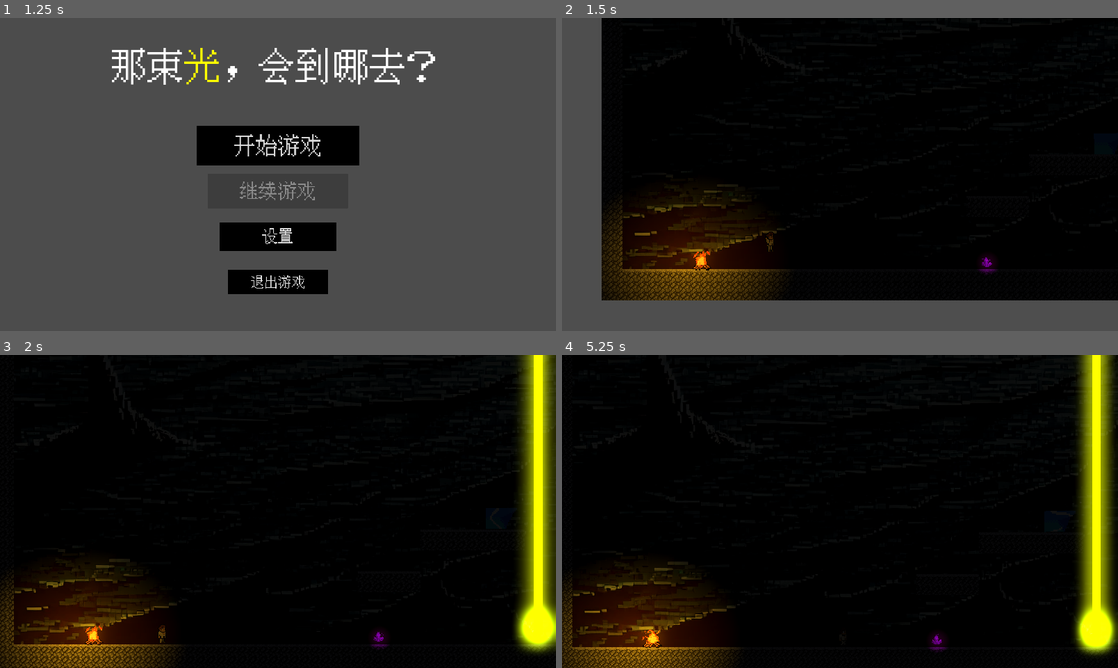
Above: before the commit, frames 1-4 (two rows, left to right).
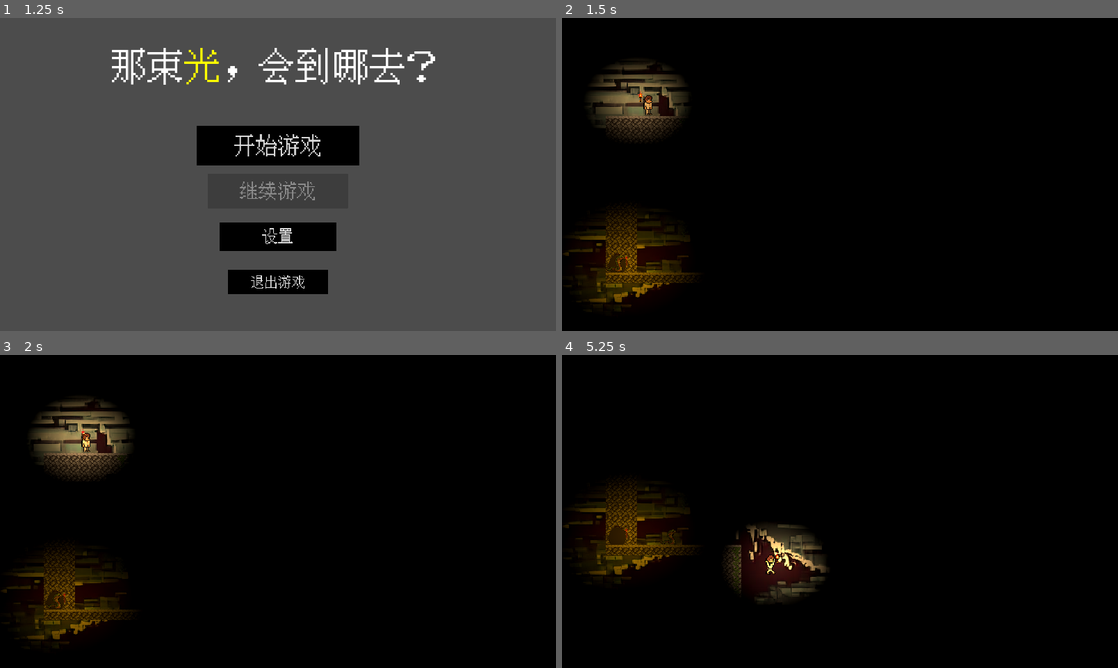
Above: after the commit, the same moments.

Repository: jingxin-anze/light-jump
Game: Godot game, scene res://Scenes/Ui/start_ui.tscn
The game is run twice, just before and just after one commit, with the same random seed, the same clock (stepped at 60 frames per second) and the same inputs. Sound files missing from this copy of the repository are replaced by a short silence.
Inputs (mouse positions are in pixels of both pictures, inside the frame that each line leads up to):
- Up to frame 1 (1.25 s): click "开始游戏" at 0.5 s
- Up to frame 2 (1.5 s): click "开始游戏" at 1.25 s
- Up to frame 3 (2 s): no input
- Up to frame 4 (5.25 s): move the mouse to (962, 495) at 2.02 s; hold D (move_right) 2.03-3.53 s; tap J (attack) at 2.1, 4.35 s; click (962, 495) at 2.17 s; tap K (jump) at 2.27, 3.02, 4.52 s; move the mouse to (728, 527) at 2.77 s; tap Space (attack2) at 2.85, 5.1 s; move the mouse to (895, 442) at 3.52 s; hold A (move_left) 3.53-4.28 s; click (895, 442) at 3.6 s; move the mouse to (812, 574) at 4.27 s; hold D (move_right) from 4.28 s (still down); click (812, 574) at 4.42 s; move the mouse to (1006, 558) at 5.02 s

Frame 1 is identical in both runs. In frame 2, 25% of the frame differs, in the area x 0-100%, y 0-100%; in frame 3, 15%; in frame 4, 19%.

Commit message:
给椭圆形的镜子加光

Diff:
--- a/Scenes/Level1/level_1.tscn
+++ b/Scenes/Level1/level_1.tscn
@@ -20,7 +20,7 @@
 [ext_resource type="PackedScene" uid="uid://dta85e3nl6oi1" path="res://Scenes/ChangeScene/change_scene.tscn" id="14_n4j3t"]
 [ext_resource type="PackedScene" uid="uid://mnpsqwvvsjsf" path="res://Scenes/Level2/level_2.tscn" id="15_dqxgq"]
 [ext_resource type="Script" path="res://Scenes/Level1/door_area.gd" id="16_vd3vo"]
-[ext_resource type="PackedScene" uid="uid://df47f4mv64qih" path="res://Scenes/mirror/mirror.tscn" id="17_4iy42"]
+[ext_resource type="PackedScene" uid="uid://df47f4mv64qih" path="res://Scenes/Mirror/mirror.tscn" id="17_4iy42"]
 [ext_resource type="PackedScene" uid="uid://co1sslt5eecir" path="res://Scenes/AirWall/air_wall.tscn" id="21_ajk31"]
 [ext_resource type="PackedScene" uid="uid://0ob2tjd60nwu" path="res://Test/TestLight/light_ball.tscn" id="21_wh45r"]
 
@@ -356,7 +356,7 @@
 
 [node name="Player" parent="." instance=ExtResource("2_bnyn2")]
 visibility_layer = 2
-position = Vector2(390, 920)
+position = Vector2(2566, 698)
 scale = Vector2(2, 2)
 SPEED = 170.0
 jump_height = 120.0
--- a/Scenes/Level2/level_2.tscn
+++ b/Scenes/Level2/level_2.tscn
@@ -53,7 +53,6 @@
 script = ExtResource("2_0d0jv")
 
 [node name="CanvasModulate" type="CanvasModulate" parent="." index="0"]
-visible = false
 color = Color(0.0177324, 0.0177324, 0.0177324, 1)
 
 [node name="Bg" parent="." index="1"]
--- a/Scenes/OvalMirror/oval_mirror.tscn
+++ b/Scenes/OvalMirror/oval_mirror.tscn
@@ -64,14 +64,15 @@
 radius = 6.36389
 height = 45.2549
 
-[sub_resource type="Gradient" id="Gradient_igh8r"]
-colors = PackedColorArray(1, 1, 1, 1, 0, 0, 0, 1)
+[sub_resource type="Gradient" id="Gradient_ouxuf"]
+offsets = PackedFloat32Array(0, 0.780303, 1)
+colors = PackedColorArray(1, 1, 1, 1, 0.255659, 0.255659, 0.255659, 1, 0, 0, 0, 1)
 
-[sub_resource type="GradientTexture2D" id="GradientTexture2D_1ein5"]
-gradient = SubResource("Gradient_igh8r")
+[sub_resource type="GradientTexture2D" id="GradientTexture2D_djyv7"]
+gradient = SubResource("Gradient_ouxuf")
 fill = 1
-fill_from = Vector2(0.490826, 0.5)
-fill_to = Vector2(0.830275, 0.165138)
+fill_from = Vector2(0.478632, 0.452991)
+fill_to = Vector2(0.871795, 0.209402)
 
 [node name="OvalMirror" type="AnimatedSprite2D" groups=["oval_mirror", "wheel"]]
 position = Vector2(1557, 46)
@@ -91,4 +92,5 @@
 [node name="PointLight2D" type="PointLight2D" parent="."]
 scale = Vector2(1.3, 1.3)
 color = Color(0.53459, 0.653633, 0.628639, 1)
-energy = 1.5
+energy = 1.2
+texture = SubResource("GradientTexture2D_djyv7")
--- a/Scenes/Wheel/wheel.tscn
+++ b/Scenes/Wheel/wheel.tscn
@@ -1,6 +1,6 @@
 [gd_scene load_steps=8 format=3 uid="uid://82p42a4l8lc5"]
 
-[ext_resource type="Texture2D" uid="uid://cv5flhv3yq578" path="res://Scenes/controller2/Resouces/ctroller2-Sheet.png" id="1_0svxw"]
+[ext_resource type="Texture2D" uid="uid://cv5flhv3yq578" path="res://Scenes/Controller2/Resouces/ctroller2-Sheet.png" id="1_0svxw"]
 [ext_resource type="Script" path="res://Scenes/Level2/wheel.gd" id="2_a62lw"]
 
 [sub_resource type="AtlasTexture" id="AtlasTexture_rldnk"]
